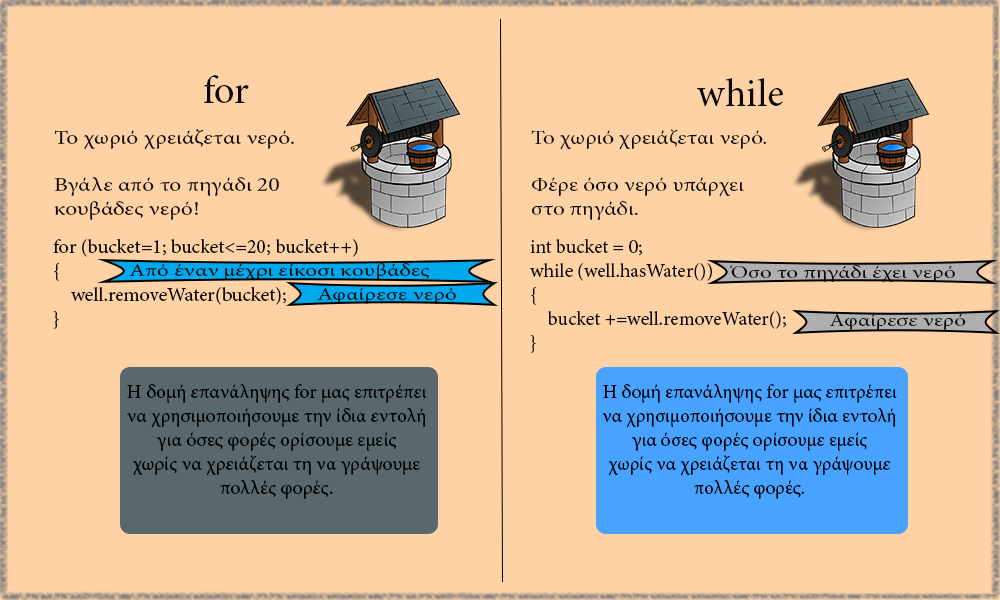
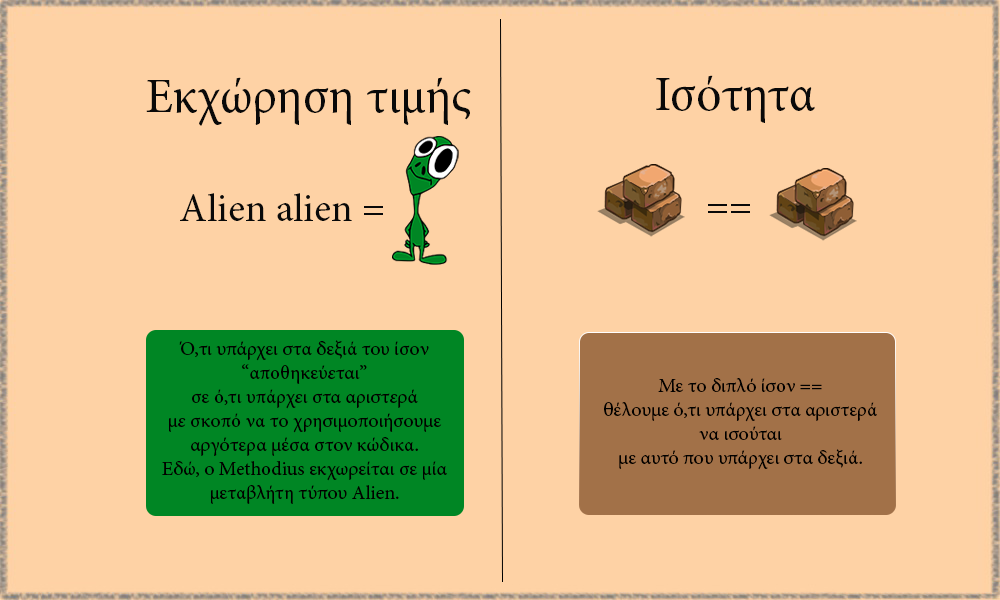
Two versions of the same layered image (w=1000, h=600). Layer-by-layer changes:
hid group "domi epanal" (23 layers) over [53, 75, 1000, 534]
painted on "Shape 4 copy" (1st of 2, in "domi epanal" › "while") over [937, 311, 1000, 334]
showed group "=" (11 layers) over [146, 75, 896, 516]
painted on "Rounded Rectangle 1 copy" (3rd of 3, in "=") over [579, 333, 896, 515]
